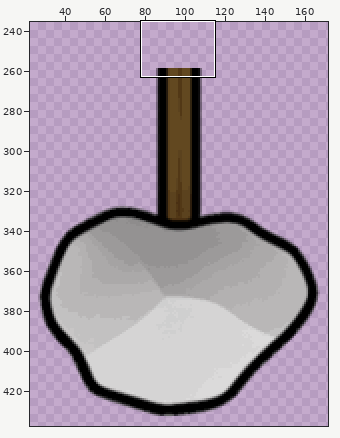
Two versions of one sprite sheet, Common/Textures/Things/Building/Rimbody_buildings/PrimitiveBarbell/PrimitiveBarbellpart_east.png. Above, an overview of the earlier version with the close-up marked.
Close-up. First the earlier version:
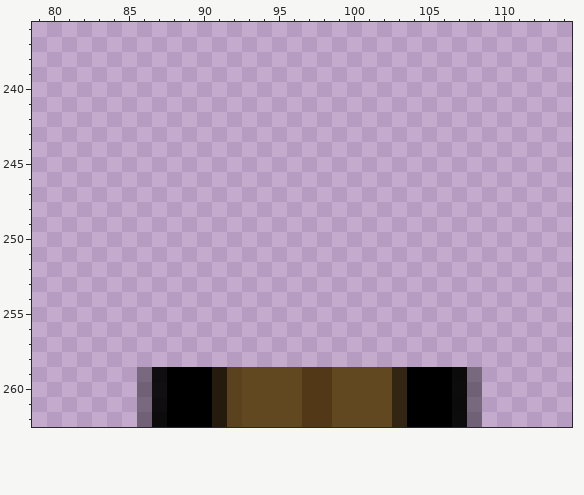
The file is 192x448 pixels. Pixels under 10% opacity are left out. Colours within 5 levels of each other are drawn and written as one. Shown: x 79..114, y 236..262. The wide view leaves out empty margins.
After the commit:
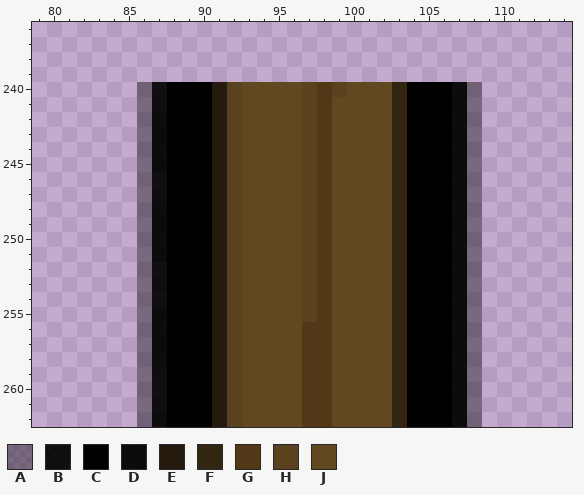
Palette (. is transparent): A #00000061  B #000000e9  C #000000  D #010100ef  E #251a0e  F #322511  G #523816  H #5b421e  J #624820
Author's note on the commit: Feat: Barbell texture and offset fix
The exact change:
y 240: x 86..108 ....................... -> ABCCCEHJJJJHGHJJJFCCCDA
y 241: x 86..108 ....................... -> ABCCCEHJJJJHGJJJJFCCCDA
y 242..245: x 86..108 ....................... -> ADCCCEHJJJJHGJJJJFCCCDA
y 246..247: x 86..108 ....................... -> ABCCCEHJJJJHGJJJJFCCCDA
y 248..251: x 86..108 ....................... -> ADCCCEHJJJJHGJJJJFCCCDA
y 252..254: x 86..108 ....................... -> ABCCCEHJJJJHGJJJJFCCCDA
y 255: x 86..108 ....................... -> ADCCCEHJJJJHGJJJJFCCCDA
y 256..258: x 86..108 ....................... -> ADCCCEHJJJJGGJJJJFCCCDA
Pixel boxes of the changes (left, top, right, bottom) in both close-ups:
added: (137, 82, 482, 367)
